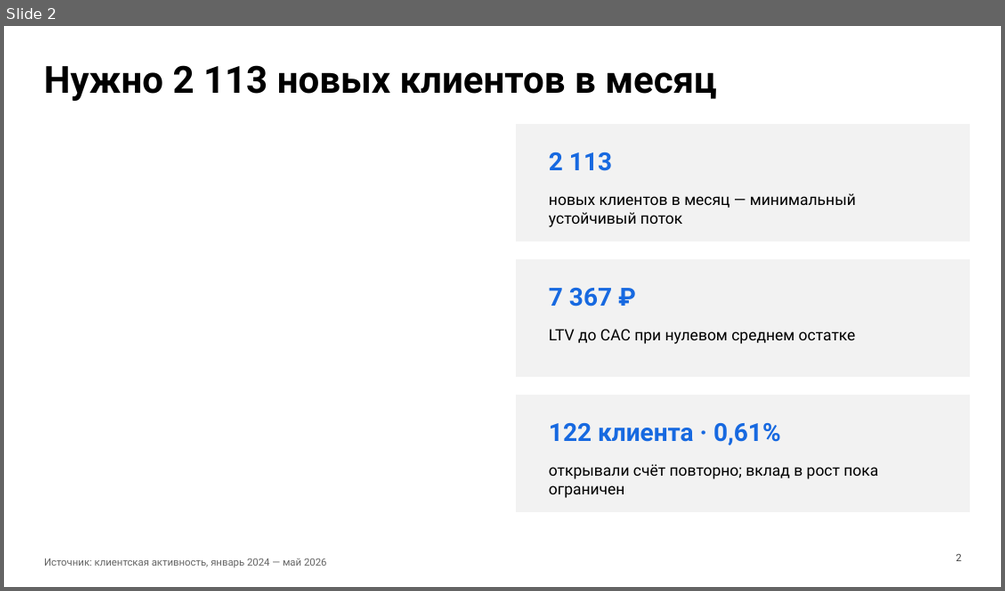
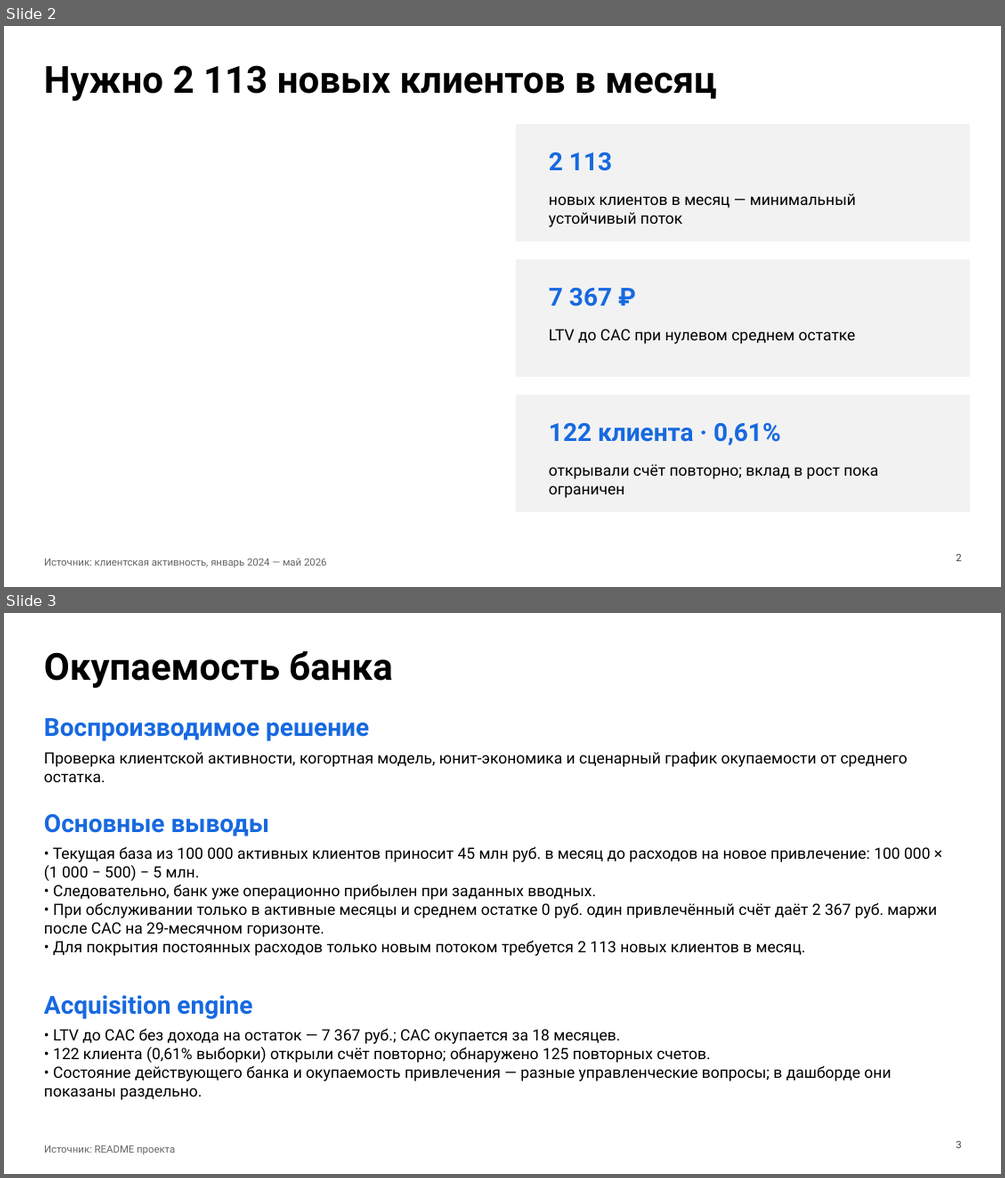
Before and after one commit to alexsoldatova/bank-roi-tableau-dashboard, a slide deck: outputs/bank_roi_presentation_ru.pptx. Shown one above the other, each under a label of ours: slide 2 before the commit, slides 2 and 3 after it. The pictures are 1005x591 and 1005x1178 pixels, drawn with LibreOffice and Linux fonts; fonts in the diff are those of the drawing. Boxes give left, top, right and bottom in pixels: in the first picture for what was removed or moved away, otherwise in the second. Text is boxed around its words. In the diff, an @@ line names an element or a change of style, - is before the commit and + after.

Commit message:
Replace README slides with text-only version

```diff
--- a/outputs/bank_roi_presentation_ru.pptx
+++ b/outputs/bank_roi_presentation_ru.pptx
@@ slide 3 added at (4, 613, 1001, 1174), background #FFFFFF @@
@@ text added at (44, 651, 392, 688), 36 pt, text #000000, bold @@
+Окупаемость банка
@@ text added at (44, 718, 369, 741), 24 pt, text #1769E0, bold @@
+Воспроизводимое решение
@@ text added at (44, 752, 907, 782), 15 pt, text #000000 @@
+Проверка клиентской активности, когортная модель, юнит-экономика и сценарный график окупаемости от среднего остатка.
@@ text added at (44, 814, 270, 836), 24 pt, text #1769E0, bold @@
+Основные выводы
@@ text added at (44, 846, 937, 956), 15 pt, text #000000 @@
+• Текущая база из 100 000 активных клиентов приносит 45 млн руб. в месяц до расходов на новое привлечение: 100 000 × (1 000 − 500) − 5 млн.
+• Следовательно, банк уже операционно прибылен при заданных вводных.
+• При обслуживании только в активные месяцы и среднем остатке 0 руб. один привлечённый счёт даёт 2 367 руб. маржи после CAC на 29-месячном горизонте.
+• Для покрытия постоянных расходов только новым потоком требуется 2 113 новых клиентов в месяц.
@@ text added at (44, 995, 252, 1019), 24 pt, text #1769E0, bold @@
+Acquisition engine
@@ text added at (44, 1028, 890, 1100), 15 pt, text #000000 @@
+• LTV до CAC без дохода на остаток — 7 367 руб.; CAC окупается за 18 месяцев.
+• 122 клиента (0,61% выборки) открыли счёт повторно; обнаружено 125 повторных счетов.
+• Состояние действующего банка и окупаемость привлечения — разные управленческие вопросы; в дашборде они показаны раздельно.
@@ text added at (44, 1145, 175, 1154), 9.8 pt, text #666666 @@
+Источник: README проекта
@@ text added at (955, 1141, 961, 1148), 9.8 pt, text #444444 @@
+3
```
Also in this commit, not shown: 1 other slide added, 2 slides removed.
